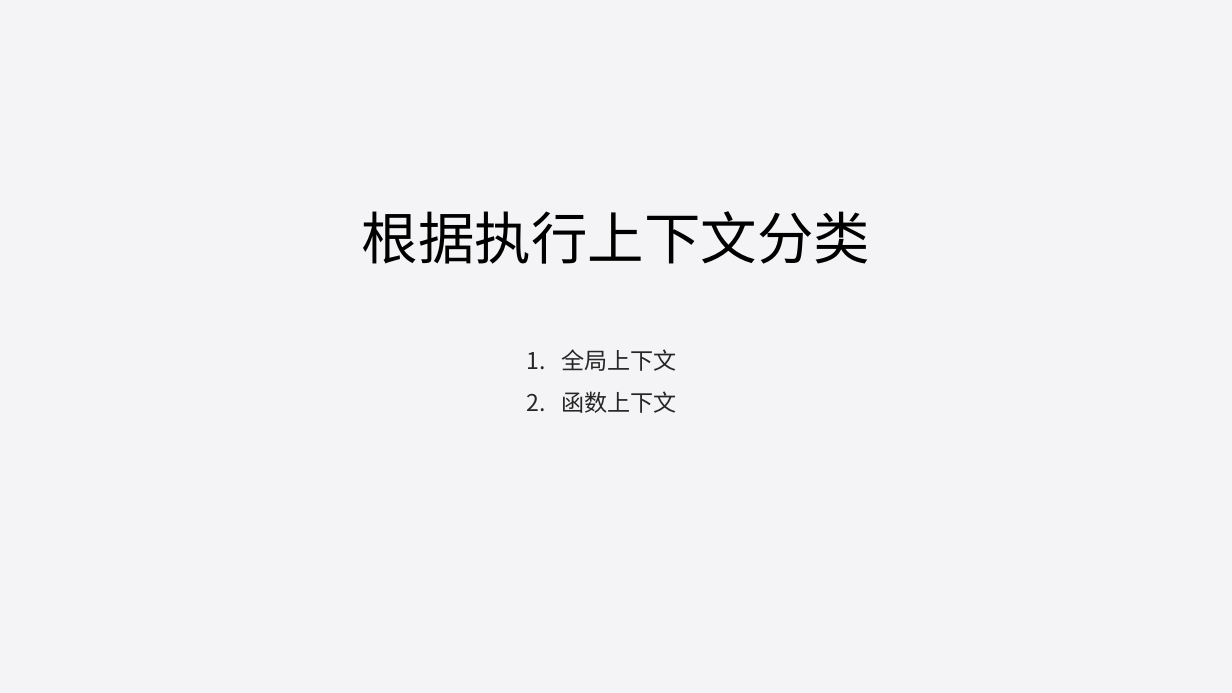
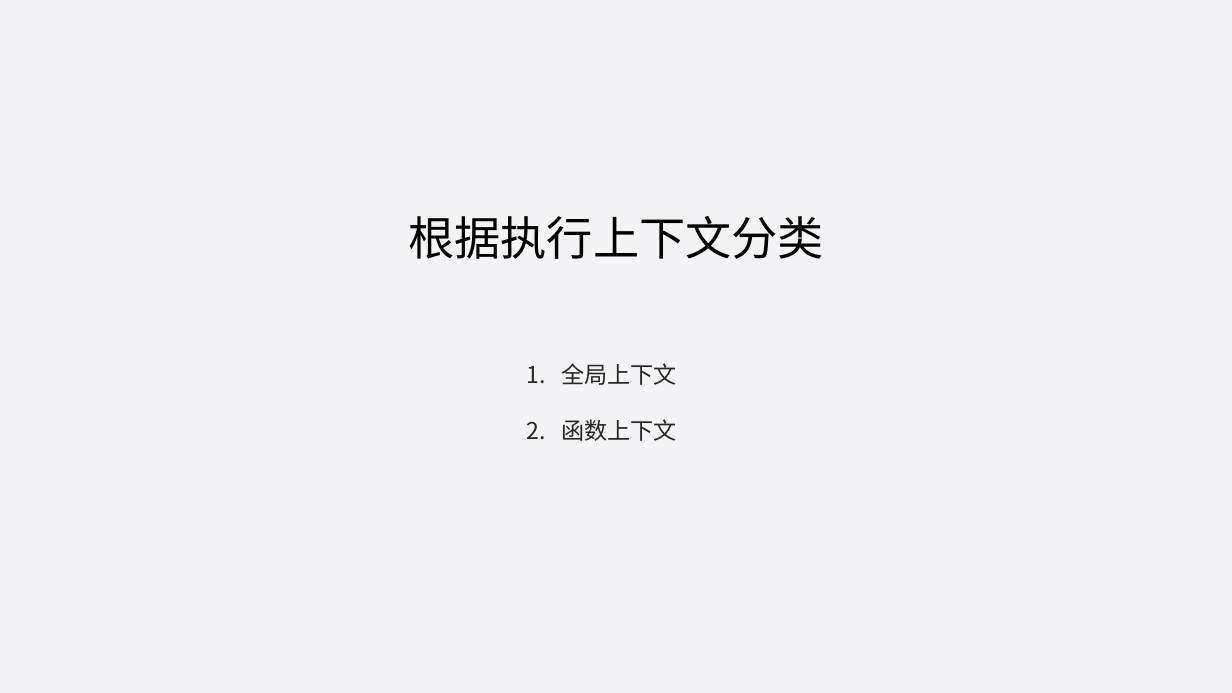
Before and after one commit to liuweiGL/share, a slide deck: slide 3 of ppt/JavaScript基础一.pptx. Drawn at 1232x693 pixels with LibreOffice and Linux fonts; fonts in the diff are those of the drawing. Boxes give left, top, right and bottom in pixels: in the first picture for what was removed or moved away, otherwise in the second. Text is boxed around its words. In the diff, an @@ line names an element or a change of style, - is before the commit and + after.

```diff
--- a/ppt/JavaScript基础一.pptx
+++ b/ppt/JavaScript基础一.pptx
@@ title "根据执行上下文分类" at <box>408,216,824,259</box>: size 44 to 36 pt @@
@@ text "全局上下文" at <box>562,363,677,441</box>: line spacing 1.5 to 2 @@
```
Also in this commit, not shown: 7 other slides changed, 10 slides added, 7 other files.
